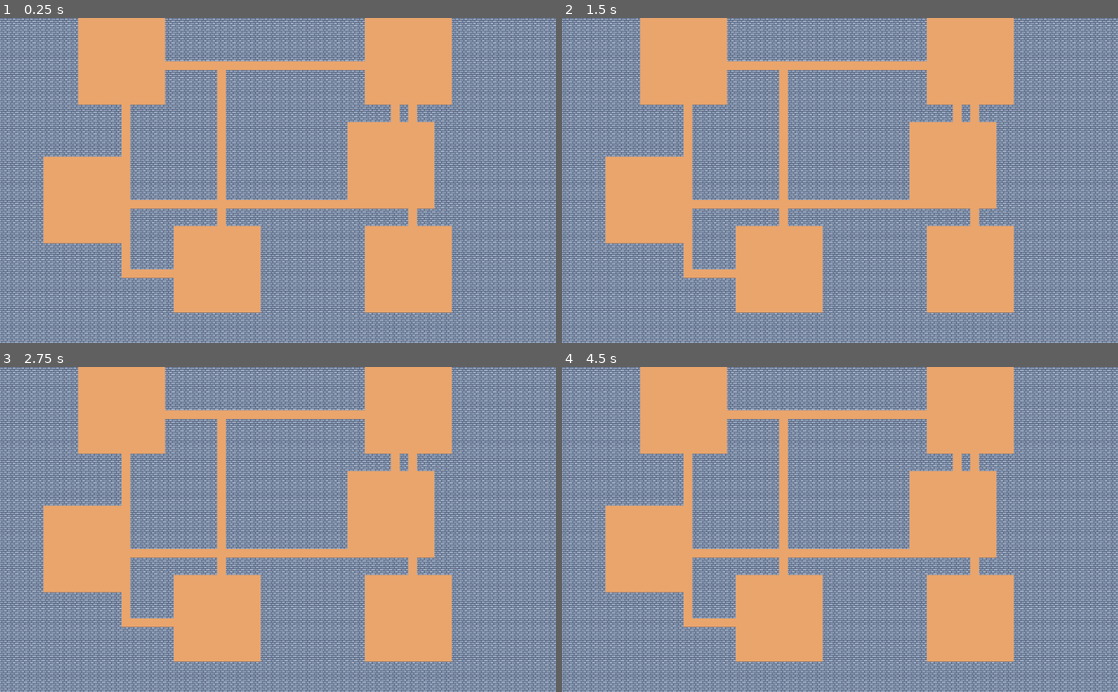
Above: before the commit, frames 1-4 (two rows, left to right).
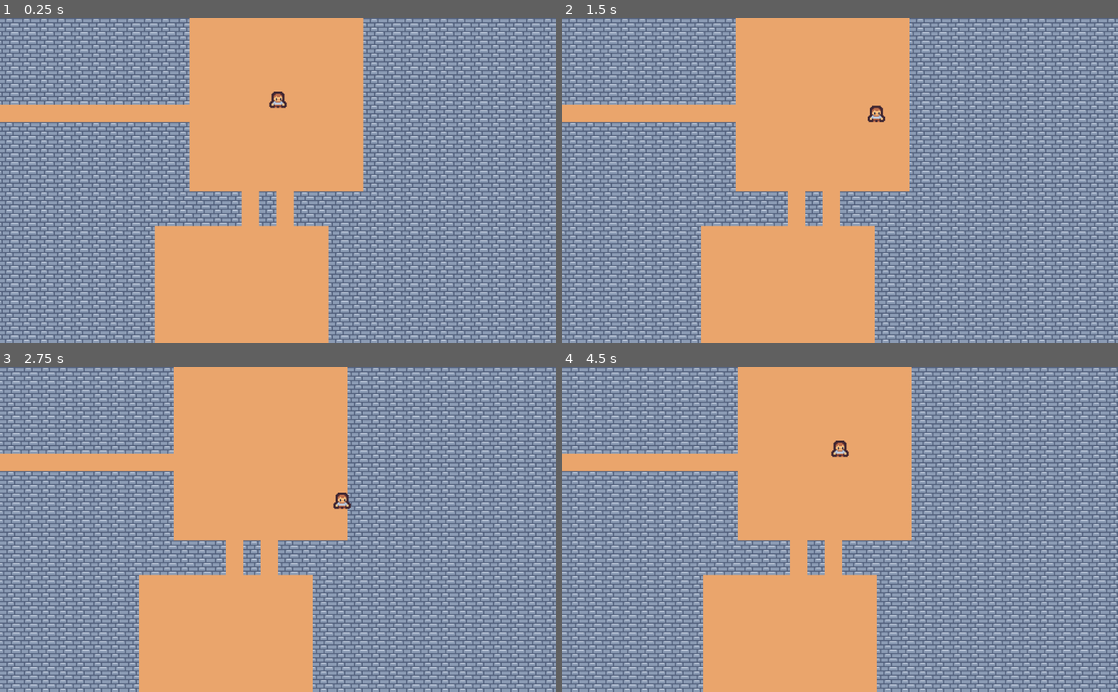
Above: after the commit, the same moments.

Repository: colinperry07/dungeon-gen-logic
Game: Godot game, scene res://dungeon.tscn
Two runs of this game, one before a commit and one after it. Both use one fixed random seed, a clock stepped at 60 frames per second and the inputs below. The project has no main scene, so this scene is started directly.
Inputs:
- Up to frame 1 (0.25 s): no input
- Up to frame 2 (1.5 s): tap Enter at 0.5 s; hold Right (ui_right) 0.53-1.28 s; hold Down (ui_down) from 1.28 s (still down)
- Up to frame 3 (2.75 s): release Down (ui_down) at 2.03 s; hold Right (ui_right) from 2.03 s (still down)
- Up to frame 4 (4.5 s): tap Space at 2.75 s; release Right (ui_right) at 2.78 s; hold Up (ui_up) 2.78-3.53 s; hold Left (ui_left) from 3.53 s (still down)

The runs differ from the first frame. In frame 1, 69% of the frame differs, in the area x 0-100%, y 0-100%; in frame 2, 69%; in frame 3, 69%; in frame 4, 69%.

Commit message:
Implement player placement in generated dungeon
Added player spawning functionality in the dungeon.

Diff:
--- a/dungeon.gd
+++ b/dungeon.gd
@@ -3,6 +3,7 @@
 
 export var level = 0
 onready var tilemap = $TileMap
+onready var player_scene = preload("res://player.tscn")
 
 
 func _ready():
@@ -15,9 +16,9 @@
 func generate_dungeon(grid_size : Vector2, room_num : int):
 	var room_coords = []
 	var room_centers = []
+	var room_size = Vector2(10,10)
 
 	for _i in range(room_num): # generates rooms
-		var room_size = Vector2(10,10)
 		var room_starting_point
 
 		while true:
@@ -43,6 +44,8 @@
 	for i in range(1, room_centers.size()): # generates corridors
 		create_corridor(room_centers[i-1], room_centers[i], room_coords)
 
+	place_entities(room_centers)
+
 
 func create_corridor(from: Vector2, to: Vector2, room_coords : Array):
 
@@ -56,3 +59,21 @@
 		tilemap.set_cell(x, y1, 1)
 	for y in range(min(y1, y2), max(y1, y2) + 1):
 		tilemap.set_cell(x2, y, 1)
+
+
+func place_entities(room_list : Array):
+	var taken_positions = []
+	# picks a random place for the door to go
+	var door_position = room_list.pick_random()
+	taken_positions.append(tilemap.map_to_world(door_position))
+	tilemap.set_cellv(door_position, 2)
+
+	while true:
+		var player_instance = player_scene.instance()
+		add_child(player_instance)
+		var player_pos = tilemap.map_to_world(room_list.pick_random())
+		if !taken_positions.has(player_pos):
+			player_instance.position += player_pos
+			break
+		else:
+			player_instance.queue_free()
